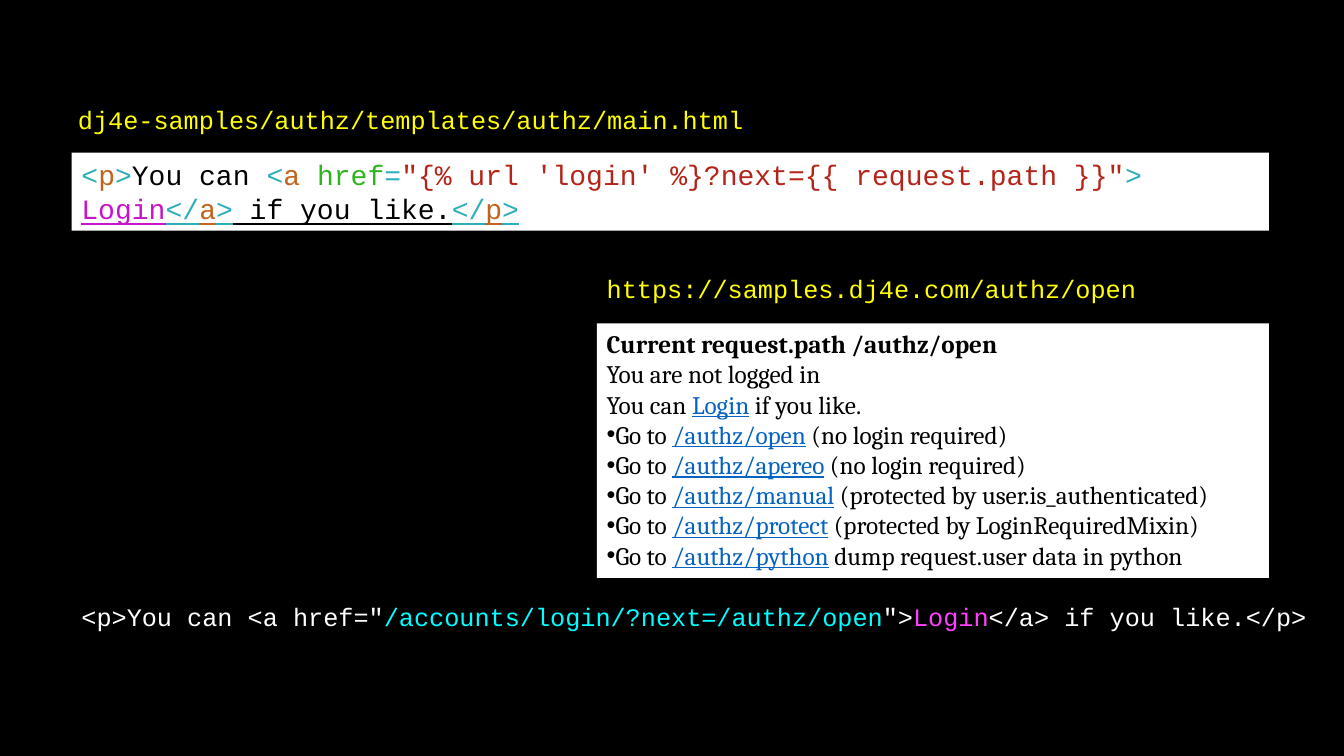
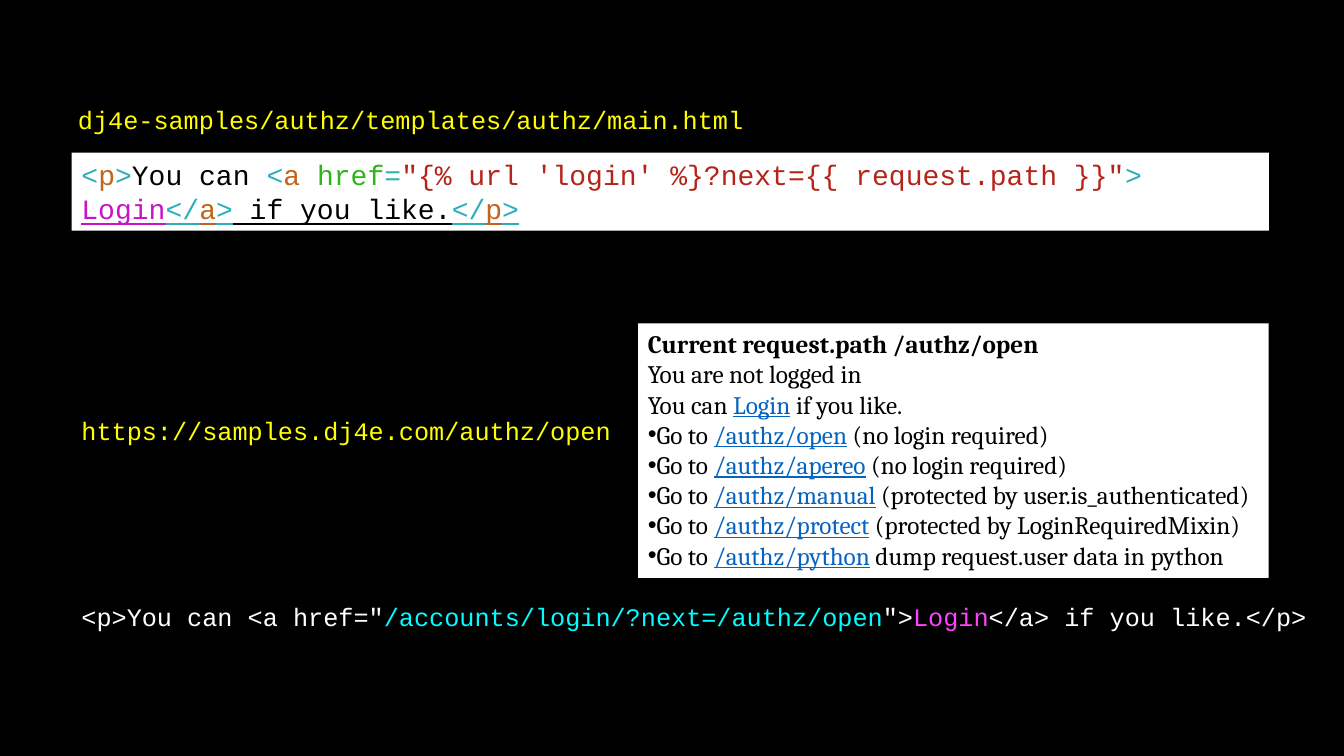
Before and after one commit to csev/dj4e, a slide deck: slide 15 of lectures/DJ-08-Login.pptx (slide 16 before the commit). Drawn at 1344x756 pixels with LibreOffice and Linux fonts; fonts in the diff are those of the drawing. Boxes give left, top, right and bottom in pixels: in the first picture for what was removed or moved away, otherwise in the second. Text is boxed around its words. In the diff, an @@ line names an element or a change of style, - is before the commit and + after.

```diff
--- a/lectures/DJ-08-Login.pptx
+++ b/lectures/DJ-08-Login.pptx
@@ rectangle "Current request.path /authz/open": place and size @@
-rectangle "Current request.path /authz/open" at bbox=[597, 324, 1269, 578]
+rectangle "Current request.path /authz/open" at bbox=[638, 324, 1269, 578]
@@ text "https://samples.dj4e.com/authz/open": place and size @@
-text "https://samples.dj4e.com/authz/open" at bbox=[607, 279, 1136, 304]
+text "https://samples.dj4e.com/authz/open" at bbox=[81, 421, 610, 446]
```
Also in this commit, not shown: 3 other slides changed, 1 slide removed.
